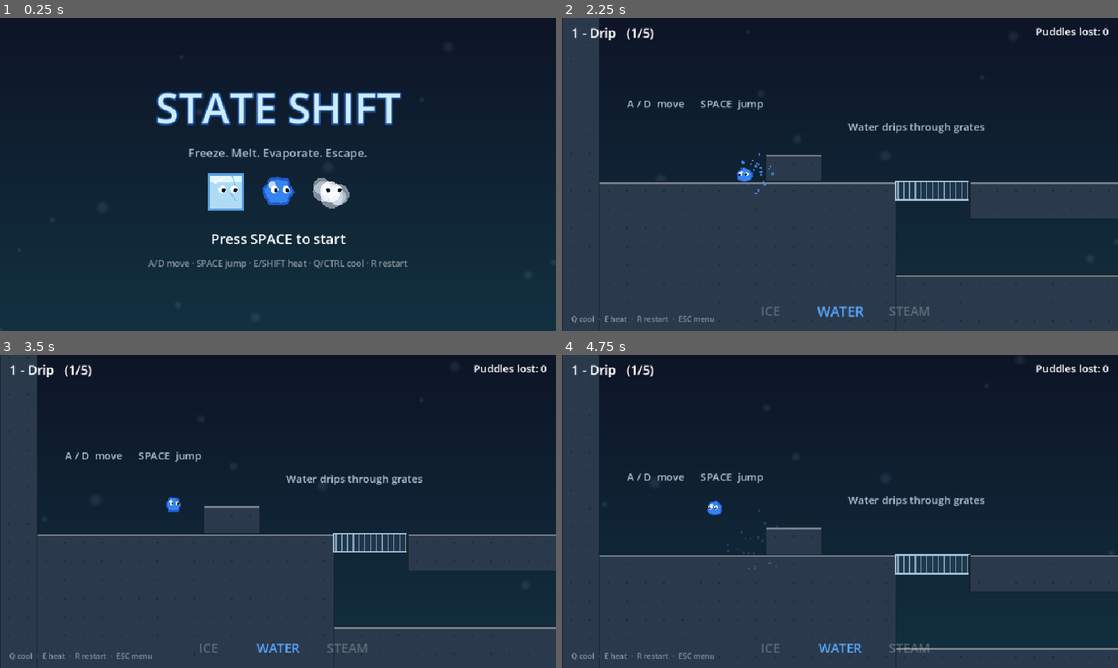
Above: before the commit, frames 1-4 (two rows, left to right).
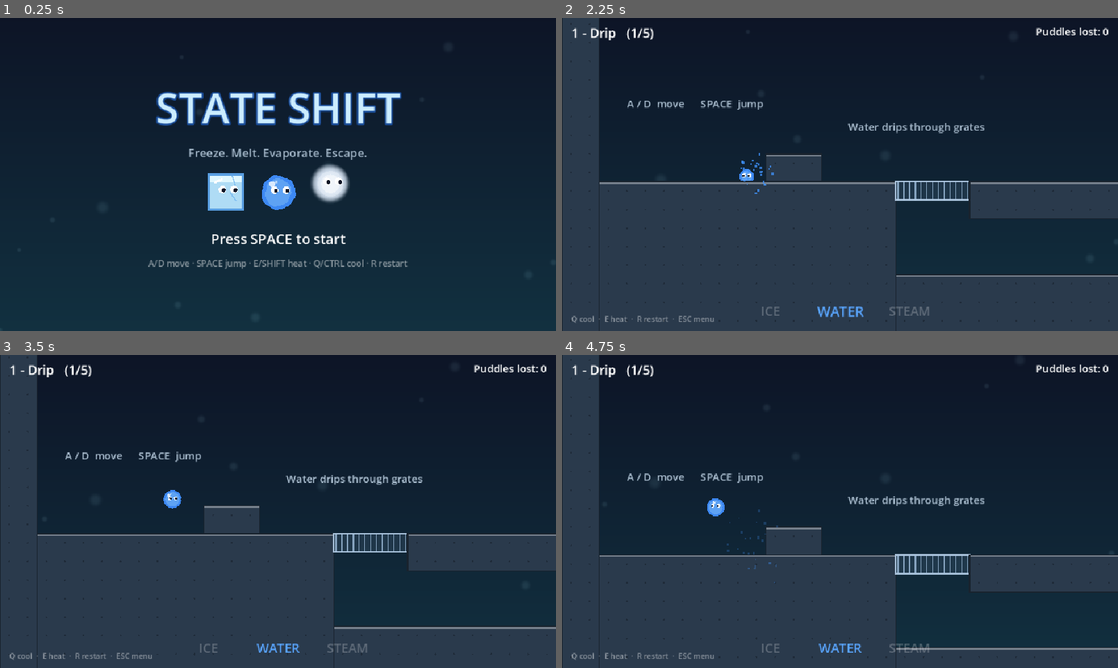
Above: after the commit, the same moments.

Repository: kkristoffer124/state-shift
Game: Godot game, scene res://scenes/menu.tscn
Same seed, same stepped clock (60 frames per second), same inputs: the game is played once before the commit and once after it.
Inputs:
- Up to frame 1 (0.25 s): no input
- Up to frame 2 (2.25 s): tap Space (jump) at 0.5, 1.52, 1.55, 1.82 s; hold Space (jump) 0.53-1.28 s; hold D (move_right) 0.53-2.03 s; tap Q (cool) at 1.35 s; hold A (move_left) from 2.03 s (still down); hold Space (jump) from 2.03 s (still down); tap E (heat) at 2.1 s
- Up to frame 3 (3.5 s): release A (move_left) at 2.78 s; release Space (jump) at 2.78 s; hold D (move_right) from 2.78 s (still down); tap Space (jump) at 2.85, 3.02, 3.32 s
- Up to frame 4 (4.75 s): hold Space (jump) 3.53-4.28 s; tap Q (cool) at 3.6 s; release D (move_right) at 4.28 s; hold A (move_left) from 4.28 s (still down); tap E (heat) at 4.35 s; tap Space (jump) at 4.52, 4.55 s

The runs differ from the first frame. In frame 1, 1.1% of the frame differs, in the area x 47-63%, y 46-62%; in frame 2, less than 0.1%; in frame 3, 0.2%; in frame 4, 0.1%.

Commit message:
Physics-based water and steam visuals
Water is now a soft body of spring-linked droplets rendered as one
metaball blob; steam is a cloud of buoyant, swirling puffs that peel
off into a trail. States seed each other on shift (melt, boil,
condense) and fluids splatter or disperse on death. Collision still
uses the player's body shape, so gameplay is unchanged.

Co-Authored-By: Claude Opus 5.5 <noreply@anthropic.com>

Diff:
--- a/scenes/player.tscn
+++ b/scenes/player.tscn
@@ -1,6 +1,8 @@
 [gd_scene format=3]
 
 [ext_resource type="Script" path="res://scripts/player.gd" id="1"]
+[ext_resource type="Script" path="res://scripts/fluid_body.gd" id="2"]
+[ext_resource type="Shader" path="res://shaders/metaball.gdshader" id="3"]
 
 [sub_resource type="CircleShape2D" id="Shape_body"]
 radius = 11.0
@@ -12,15 +14,60 @@
 offsets = PackedFloat32Array(0, 1)
 colors = PackedColorArray(1, 1, 1, 1, 1, 1, 1, 0)
 
-[sub_resource type="Gradient" id="Gradient_steam"]
-offsets = PackedFloat32Array(0, 1)
-colors = PackedColorArray(1, 1, 1, 0.45, 1, 1, 1, 0)
+[sub_resource type="Gradient" id="Gradient_droplet"]
+offsets = PackedFloat32Array(0, 0.45, 1)
+colors = PackedColorArray(1, 1, 1, 1, 1, 1, 1, 0.55, 1, 1, 1, 0)
+
+[sub_resource type="GradientTexture2D" id="Tex_droplet"]
+gradient = SubResource("Gradient_droplet")
+width = 64
+height = 64
+fill = 1
+fill_from = Vector2(0.5, 0.5)
+fill_to = Vector2(1, 0.5)
+
+[sub_resource type="Gradient" id="Gradient_puff"]
+offsets = PackedFloat32Array(0, 0.5, 1)
+colors = PackedColorArray(1, 1, 1, 1, 1, 1, 1, 0.6, 1, 1, 1, 0)
+
+[sub_resource type="GradientTexture2D" id="Tex_puff"]
+gradient = SubResource("Gradient_puff")
+width = 64
+height = 64
+fill = 1
+fill_from = Vector2(0.5, 0.5)
+fill_to = Vector2(1, 0.5)
+
+[sub_resource type="ShaderMaterial" id="Mat_metaball"]
+shader = ExtResource("3")
+shader_parameter/threshold = 0.42
+shader_parameter/softness = 0.04
+shader_parameter/rim_color = Color(0.12, 0.35, 0.8, 1)
+shader_parameter/body_color = Color(0.25, 0.56, 1, 1)
+shader_parameter/core_color = Color(0.48, 0.74, 1, 1)
+shader_parameter/use_ramp = false
 
 [node name="Player" type="CharacterBody2D"]
 collision_layer = 8
 collision_mask = 5
+z_index = 2
 floor_snap_length = 4.0
 script = ExtResource("1")
+
+[node name="FluidBody" type="Node2D" parent="."]
+z_index = -1
+script = ExtResource("2")
+droplet_texture = SubResource("Tex_droplet")
+puff_texture = SubResource("Tex_puff")
+
+[node name="Water" type="CanvasGroup" parent="FluidBody"]
+material = SubResource("Mat_metaball")
+fit_margin = 16.0
+clear_margin = 16.0
+
+[node name="Droplets" type="Node2D" parent="FluidBody/Water"]
+
+[node name="Steam" type="Node2D" parent="FluidBody"]
 
 [node name="CollisionShape2D" type="CollisionShape2D" parent="."]
 shape = SubResource("Shape_body")
@@ -54,18 +101,3 @@
 scale_amount_min = 2.0
 scale_amount_max = 4.5
 color_ramp = SubResource("Gradient_fade")
-
-[node name="SteamTrail" type="CPUParticles2D" parent="."]
-emitting = false
-amount = 20
-lifetime = 0.8
-emission_shape = 1
-emission_sphere_radius = 8.0
-direction = Vector2(0, 1)
-spread = 40.0
-gravity = Vector2(0, 0)
-initial_velocity_min = 10.0
-initial_velocity_max = 40.0
-scale_amount_min = 3.0
-scale_amount_max = 7.0
-color_ramp = SubResource("Gradient_steam")
--- /dev/null
+++ b/scripts/fluid_body.gd
@@ -0,0 +1,285 @@
+class_name FluidBody
+extends Node2D
+## Physics-driven visuals for the WATER and STEAM states.
+##  WATER: a soft body of droplets on springs, rendered as one metaball blob
+##         (Water CanvasGroup + shaders/metaball.gdshader).
+##  STEAM: a cloud of buoyant, swirling puffs that peel off and fade.
+## Gameplay collision still uses the Player's CharacterBody2D shape; this node
+## only simulates how the body LOOKS. Positions are in world space (top_level).
+
+@export_group("Water")
+@export var droplet_count := 16
+@export var droplet_texture: Texture2D
+## Drawn radius of one droplet sprite (before the metaball threshold).
+@export var droplet_radius := 13.0
+## Rest distance of droplets from the body centre.
+@export var ring_radius := 6.0
+@export var spring := 900.0
+@export var damping := 14.0
+@export var droplet_gravity := 0.35
+
+@export_group("Steam")
+@export var puff_count := 34
+@export var puff_texture: Texture2D
+@export var puff_size := Vector2(7.0, 12.0)
+@export var puff_life := Vector2(0.7, 1.5)
+@export var cohesion := 70.0
+@export var buoyancy := 60.0
+@export var swirl := 40.0
+
+const MASK := 1 | 4 # world + breakables (grates never stop fluids)
+
+var center := Vector2.ZERO
+var center_velocity := Vector2.ZERO
+var visual_center := Vector2.ZERO
+var water_active := false
+var steam_active := false
+var alpha := 1.0
+
+var _drops := PackedVector2Array()
+var _drop_vel := PackedVector2Array()
+var _bound := true # springs on (false = splattered)
+
+var _puffs: Array[Dictionary] = []
+var _cohesive := true
+
+var _ray := PhysicsRayQueryParameters2D.new()
+var _exclude: Array[RID] = []
+var _fading := false
+var _scale := 1.0
+var _t := 0.0
+
+@onready var droplets_node: Node2D = $Water/Droplets
+@onready var steam_node: Node2D = $Steam
+
+
+func _ready() -> void:
+	top_level = true
+	global_position = Vector2.ZERO
+	droplets_node.draw.connect(_draw_droplets)
+	steam_node.draw.connect(_draw_steam)
+	_ray.collision_mask = MASK
+	var body := get_parent() as CollisionObject2D
+	if body:
+		_exclude = [body.get_rid()]
+	_ray.exclude = _exclude
+	_scale = (get_parent() as Node2D).global_scale.x
+	center = get_parent().global_position
+	visual_center = center
+
+
+# --- Public API (called by Player) ------------------------------------------
+
+func set_state(state: int, from_points: PackedVector2Array) -> void:
+	var was_water := water_active
+	var old_drops := _drops.duplicate()
+	water_active = state == Player.State.WATER
+	steam_active = state == Player.State.STEAM
+	_bound = true
+	_cohesive = true
+	if water_active:
+		var src := from_points
+		if src.is_empty():
+			src = _puff_points()
+		_spawn_droplets(src)
+	if steam_active:
+		var src := old_drops if was_water else from_points
+		_spawn_puffs(src)
+
+
+## Droplet / puff positions, used to seed the next state.
+func current_points() -> PackedVector2Array:
+	if water_active:
+		return _drops.duplicate()
+	return _puff_points()
+
+
+func splatter(impact: Vector2) -> void:
+	_bound = false
+	_cohesive = false
+	for i in _drop_vel.size():
+		_drop_vel[i] = impact * 0.3 + Vector2(randf_range(-260, 260), randf_range(-320, -60)) * _scale
+	for p in _puffs:
+		var out: Vector2 = (p.pos - center).normalized()
+		p.vel = out * randf_range(120, 260) * _scale + Vector2(0, -60)
+	_fading = true
+
+
+func swirl_away() -> void:
+	_fading = true
+
+
+# --- Simulation ---------------------------------------------------------------
+
+func _physics_process(delta: float) -> void:
+	_t += delta
+	var body := get_parent() as Node2D
+	var new_center := body.global_position
+	center_velocity = (new_center - center) / delta
+	center = new_center
+	if _fading:
+		alpha = maxf(alpha - delta * 1.6, 0.0)
+	if water_active or not _drops.is_empty():
+		_step_water(delta)
+	_step_steam(delta)
+	var target := center
+	if water_active and not _drops.is_empty():
+		target = _average(_drops)
+	elif steam_active:
+		target = _average(_puff_points(true))
+	# Water's face sits on the droplets' centre; steam's is smoothed (puffs churn).
+	var follow := 60.0 if water_active else 14.0
+	visual_center = visual_center.lerp(target, minf(follow * delta, 1.0))
+	droplets_node.queue_redraw()
+	steam_node.queue_redraw()
+
+
+func _step_water(delta: float) -> void:
+	if not water_active:
+		_drops.clear()
+		_drop_vel.clear()
+		return
+	var space := get_world_2d().direct_space_state
+	var n := _drops.size()
+	var g := Vector2(0, 1300.0) * _scale
+	for i in n:
+		var p := _drops[i]
+		var v := _drop_vel[i]
+		if _bound:
+			var a := TAU * i / n
+			var home := center + Vector2(cos(a), sin(a)) * ring_radius * _scale
+			v += ((home - p) * spring + g * droplet_gravity) * delta
+			v *= exp(-damping * delta)
+			# Never get stuck behind a wall when the body moved on.
+			if p.distance_to(center) > 60.0 * _scale:
+				p = home
+				v = center_velocity
+		else:
+			v += g * delta
+			v *= exp(-1.5 * delta)
+		var next := p + v * delta
+		_ray.from = p
+		_ray.to = next
+		var hit := space.intersect_ray(_ray)
+		if hit:
+			var nrm: Vector2 = hit.normal
+			next = hit.position + nrm * 1.5
+			v = v.slide(nrm) * (0.75 if _bound else 0.4)
+		_drops[i] = next
+		_drop_vel[i] = v
+
+
+func _step_steam(delta: float) -> void:
+	var space := get_world_2d().direct_space_state
+	var alive: Array[Dictionary] = []
+	for p in _puffs:
+		p.age += delta
+		if p.age >= p.life:
+			if steam_active and _cohesive:
+				_reset_puff(p, center + _rand_in_circle(6.0 * _scale))
+			else:
+				continue
+		var to_c: Vector2 = center - p.pos
+		var v: Vector2 = p.vel
+		var attached: bool = p.attached and _cohesive
+		if attached:
+			v += to_c * cohesion * delta
+			v += Vector2(-to_c.y, to_c.x).normalized() * swirl * delta * (1.0 if p.spin > 0 else -1.0)
+			# Lagging puffs peel off into a trail.
+			if to_c.length() > 18.0 * _scale and p.age > p.life * 0.4:
+				p.attached = false
+		v += Vector2(0, -buoyancy * (1.0 if attached else 1.6)) * delta * _scale
+		v += Vector2(sin(_t * 2.3 + p.seed), cos(_t * 1.7 + p.seed)) * 30.0 * delta
+		v *= exp(-3.0 * delta)
+		var next: Vector2 = p.pos + v * delta
+		_ray.from = p.pos
+		_ray.to = next
+		var hit := space.intersect_ray(_ray)
+		if hit:
+			next = hit.position + hit.normal * 2.0
+			v = v.slide(hit.normal) * 0.5
+		p.pos = next
+		p.vel = v
+		alive.append(p)
+	_puffs = alive
+
+
+# --- Spawning -----------------------------------------------------------------
+
+func _spawn_droplets(src: PackedVector2Array) -> void:
+	_drops.resize(droplet_count)
+	_drop_vel.resize(droplet_count)
+	for i in droplet_count:
+		var p := center + _rand_in_circle(8.0 * _scale)
+		if not src.is_empty():
+			p = src[(i * src.size()) / droplet_count]
+		_drops[i] = p
+		_drop_vel[i] = center_velocity * 0.5
+
+
+func _spawn_puffs(src: PackedVector2Array) -> void:
+	for i in puff_count:
+		var p := {}
+		var at := center + _rand_in_circle(8.0 * _scale)
+		if not src.is_empty():
+			at = src[i % src.size()] + _rand_in_circle(3.0 * _scale)
+		_reset_puff(p, at)
+		p.age = randf() * p.life * 0.5 # stagger so they don't all respawn at once
+		p.vel = (at - center) * 4.0 + Vector2(0, -80) * _scale
+		_puffs.append(p)
+
+
+func _reset_puff(p: Dictionary, at: Vector2) -> void:
+	p.pos = at
+	p.vel = center_velocity * 0.6 + _rand_in_circle(30.0)
+	p.age = 0.0
+	p.life = randf_range(puff_life.x, puff_life.y)
+	p.size = randf_range(puff_size.x, puff_size.y) * _scale
+	p.attached = true
+	p.spin = randf_range(-1, 1)
+	p.seed = randf() * 100.0
+
+
+func _puff_points(attached_only := false) -> PackedVector2Array:
+	var pts := PackedVector2Array()
+	for p in _puffs:
+		if not attached_only or p.attached:
+			pts.append(p.pos)
+	return pts
+
+
+# --- Drawing (world space) ------------------------------------------------------
+
+func _draw_droplets() -> void:
+	if not water_active or droplet_texture == null:
+		return
+	var r := droplet_radius * _scale
+	var col := Color(1, 1, 1, alpha)
+	for p in _drops:
+		droplets_node.draw_texture_rect(droplet_texture, Rect2(p - Vector2(r, r), Vector2(r, r) * 2.0), false, col)
+
+
+func _draw_steam() -> void:
+	if puff_texture == null:
+		return
+	for p in _puffs:
+		var k: float = p.age / p.life
+		var a := sin(k * PI) # fade in, fade out
+		var s: float = p.size * (1.0 + k * 0.8)
+		var tint := Color(0.95, 0.97, 1.0, a * 0.6 * alpha).lerp(Color(0.75, 0.82, 0.9, a * 0.4 * alpha), k)
+		steam_node.draw_texture_rect(puff_texture, Rect2(p.pos - Vector2(s, s), Vector2(s, s) * 2.0), false, tint)
+
+
+# --- Helpers --------------------------------------------------------------------
+
+static func _rand_in_circle(r: float) -> Vector2:
+	return Vector2.from_angle(randf() * TAU) * sqrt(randf()) * r
+
+
+static func _average(pts: PackedVector2Array) -> Vector2:
+	if pts.is_empty():
+		return Vector2.ZERO
+	var s := Vector2.ZERO
+	for p in pts:
+		s += p
+	return s / pts.size()
--- a/scripts/player.gd
+++ b/scripts/player.gd
@@ -45,7 +45,7 @@
 @onready var sensor: Area2D = $ZoneSensor
 @onready var camera: Camera2D = $Camera2D
 @onready var burst: CPUParticles2D = $ShiftBurst
-@onready var trail: CPUParticles2D = $SteamTrail
+@onready var fluid: FluidBody = $FluidBody
 
 var dead := false
 var won := false
@@ -75,15 +75,15 @@
 	if demo:
 		camera.enabled = false
 		set_physics_process(false)
-		trail.emitting = state == State.STEAM
+		fluid.set_state(state, PackedVector2Array())
 		return
 	_apply_state_physics()
+	fluid.set_state(state, PackedVector2Array())
 
 
 func _apply_state_physics() -> void:
 	shape_node.shape = _shapes[state]
 	collision_mask = MASK_ICE if state == State.ICE else MASK_FLUID
-	trail.emitting = state == State.STEAM
 	state_changed.emit(state)
 
 
@@ -99,9 +99,11 @@
 			return false
 		offset = Vector2.ZERO
 	var heating := target > state
+	var seed_points := _ice_outline() if state == State.ICE else fluid.current_points()
 	global_position += offset
 	state = target as State
 	_apply_state_physics()
+	fluid.set_state(state, seed_points)
 	if state == State.STEAM:
 		velocity.y = minf(velocity.y, -80.0)
 	burst.color = STATE_COLORS[state]
@@ -110,6 +112,16 @@
 	_shake = maxf(_shake, 3.0)
 	Sfx.play("heat" if heating else "cool")
 	return true
+
+
+## Points around the ice cube's edge, used to seed droplets/puffs when melting.
+func _ice_outline() -> PackedVector2Array:
+	var pts := PackedVector2Array()
+	for i in 16:
+		var a := TAU * i / 16.0
+		var d := Vector2(cos(a), sin(a))
+		pts.append(global_position + d / maxf(absf(d.x), absf(d.y)) * 14.0 * global_scale.x)
+	return pts
 
 
 ## Returns a small nudge that lets the new shape fit, or null if it can't.
@@ -255,8 +267,8 @@
 	if dead or won:
 		return
 	dead = true
+	fluid.splatter(velocity)
 	velocity = Vector2.ZERO
-	trail.emitting = false
 	burst.color = Color(1.0, 0.45, 0.45)
 	burst.restart()
 	_shake = 9.0
@@ -268,6 +280,7 @@
 	if dead or won:
 		return
 	won = true
+	fluid.swirl_away()
 	burst.color = Color(0.6, 1.0, 0.7)
 	burst.restart()
 	Sfx.play("win", 0.0)
@@ -293,15 +306,35 @@
 		return
 	var jitter := sin(_t * 70.0) * 3.0 if _blocked_flash > 0.0 else 0.0
 	var tilt := clampf(velocity.x * 0.0005, -0.15, 0.15) if state == State.ICE else 0.0
-	draw_set_transform(Vector2(jitter, 0), tilt, _squash)
+	var live_fluid := not Engine.is_editor_hint() and state != State.ICE
+	# Water/steam bodies are simulated by FluidBody; the face rides on their centre.
+	var face := Vector2.ZERO
+	if live_fluid:
+		face = (fluid.visual_center - global_position) / maxf(global_scale.x, 0.001)
+	var squash := _squash if state == State.ICE else Vector2.ONE
+	draw_set_transform(face + Vector2(jitter, 0), tilt, squash)
 	match state:
 		State.ICE: _draw_ice()
-		State.WATER: _draw_water()
-		State.STEAM: _draw_steam()
+		State.WATER:
+			if live_fluid: _draw_water_gloss()
+			else: _draw_water()
+		State.STEAM:
+			if live_fluid: _draw_steam_core()
+			else: _draw_steam()
 	_draw_eyes()
 	if _locked:
 		draw_arc(Vector2.ZERO, 20.0, 0, TAU, 24, Color(1, 1, 1, 0.35 + sin(_t * 10.0) * 0.2), 1.5)
 	draw_set_transform(Vector2.ZERO)
+
+
+func _draw_water_gloss() -> void:
+	draw_circle(Vector2(-5, -7), 2.6, Color(1, 1, 1, 0.75))
+	draw_circle(Vector2(-1.5, -9), 1.2, Color(1, 1, 1, 0.5))
+
+
+func _draw_steam_core() -> void:
+	draw_circle(Vector2.ZERO, 11.0, Color(1, 1, 1, 0.25))
+	draw_circle(Vector2.ZERO, 8.0, Color(1, 1, 1, 0.45))
 
 
 func _draw_ice() -> void:
@@ -313,6 +346,7 @@
 	draw_rect(r, Color(0.35, 0.62, 0.88), false, 2.0)
 
 
+## Editor-only preview shapes (in game the FluidBody simulation draws these).
 func _draw_water() -> void:
 	var pts := PackedVector2Array()
 	var n := 28
--- /dev/null
+++ b/shaders/metaball.gdshader
@@ -0,0 +1,28 @@
+shader_type canvas_item;
+// Used on the Water CanvasGroup: the soft droplet sprites drawn inside it are
+// blended together, then thresholded here into one glossy liquid surface.
+// Swap the colours for the art-brief ramp (P2b) by setting use_ramp + ramp.
+
+uniform sampler2D screen_texture : hint_screen_texture, filter_linear_mipmap;
+uniform float threshold : hint_range(0.05, 0.95) = 0.42;
+uniform float softness : hint_range(0.0, 0.2) = 0.04;
+uniform vec4 rim_color : source_color = vec4(0.12, 0.35, 0.8, 1.0);
+uniform vec4 body_color : source_color = vec4(0.25, 0.56, 1.0, 1.0);
+uniform vec4 core_color : source_color = vec4(0.48, 0.74, 1.0, 1.0);
+uniform bool use_ramp = false;
+uniform sampler2D ramp : source_color, filter_linear;
+
+void fragment() {
+	vec4 c = textureLod(screen_texture, SCREEN_UV, 0.0);
+	float a = c.a;
+	float edge = smoothstep(threshold - softness, threshold + softness, a);
+	float depth = clamp((a - threshold) / (1.0 - threshold), 0.0, 1.0);
+	vec3 col;
+	if (use_ramp) {
+		col = texture(ramp, vec2(depth, 0.5)).rgb;
+	} else {
+		col = mix(rim_color.rgb, body_color.rgb, smoothstep(0.0, 0.18, depth));
+		col = mix(col, core_color.rgb, smoothstep(0.55, 1.0, depth) * 0.6);
+	}
+	COLOR = vec4(col, edge * 0.94);
+}
--- /dev/null
+++ b/tests/fluid_shots.gd
@@ -0,0 +1,73 @@
+extends Node
+## Windowed capture of the physics water/steam in motion:
+##   godot --position -20000,-20000 --path . res://tests/fluid_shots.tscn -- --bg-test --out=<dir>
+
+var out := "user://fluid"
+
+
+func _ready() -> void:
+	Game.testing = true
+	for a in OS.get_cmdline_user_args():
+		if a.begins_with("--out="):
+			out = a.substr(6)
+	DirAccess.make_dir_recursive_absolute(out)
+	var level: Node = load("res://levels/level_01.tscn").instantiate()
+	add_child(level)
+	var p: Player = level.get_node("Player")
+	_player = p
+	await _wait(40)
+	await _shot("01_water_idle")
+	Input.action_press("move_right")
+	await _wait(12)
+	await _shot("02_water_moving")
+	Input.action_press("jump")
+	await _wait(8)
+	await _shot("03_water_jump")
+	Input.action_release("jump")
+	await _wait(30)
+	await _shot("04_water_landed")
+	Input.action_release("move_right")
+	p.try_shift(Player.State.STEAM)
+	await _wait(10)
+	await _shot("05_boil_to_steam")
+	await _wait(40)
+	await _shot("06_steam_rising")
+	Input.action_press("move_left")
+	await _wait(30)
+	await _shot("07_steam_drifting")
+	Input.action_release("move_left")
+	p.try_shift(Player.State.WATER)
+	await _wait(10)
+	await _shot("08_condense_to_water")
+	await _wait(60)
+	p.try_shift(Player.State.ICE)
+	await _wait(30)
+	p.try_shift(Player.State.WATER)
+	await _wait(6)
+	await _shot("09_melt_from_ice")
+	await _wait(30)
+	p.die()
+	await _wait(10)
+	await _shot("10_death_splatter")
+	get_tree().quit()
+
+
+func _wait(frames: int) -> void:
+	for i in frames:
+		await get_tree().process_frame
+
+
+var _player: Player
+
+
+func _shot(shot_name: String) -> void:
+	await RenderingServer.frame_post_draw
+	var img := get_viewport().get_texture().get_image()
+	if _player:
+		var k := float(img.get_width()) / get_viewport().get_visible_rect().size.x
+		var sp := (get_viewport().get_canvas_transform() * _player.global_position) * k
+		var half := Vector2(110, 80) * k
+		var r := Rect2i(Vector2i(sp - half), Vector2i(half * 2.0)).intersection(Rect2i(Vector2i.ZERO, img.get_size()))
+		img = img.get_region(r)
+		img.resize(330, 240)
+	img.save_png(out.path_join(shot_name + ".png"))
--- /dev/null
+++ b/tests/fluid_shots.tscn
@@ -0,0 +1,6 @@
+[gd_scene format=3]
+
+[ext_resource type="Script" path="res://tests/fluid_shots.gd" id="1"]
+
+[node name="FluidShots" type="Node"]
+script = ExtResource("1")
Not shown, added: scripts/fluid_body.gd.uid
Not shown, added: shaders/metaball.gdshader.uid
Not shown, added: tests/fluid_shots.gd.uid
